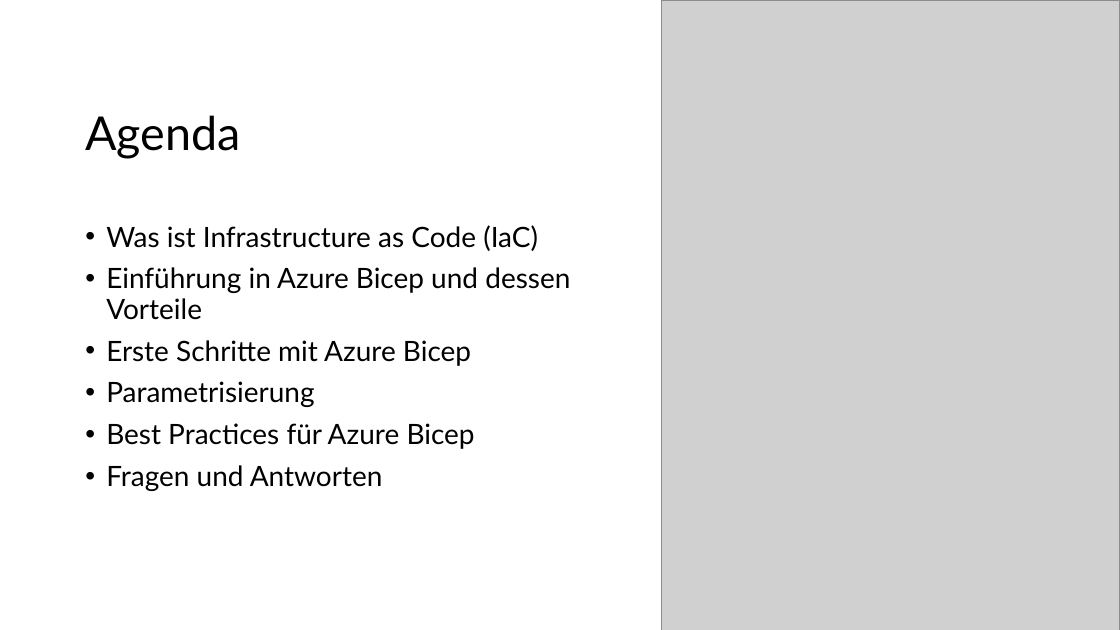
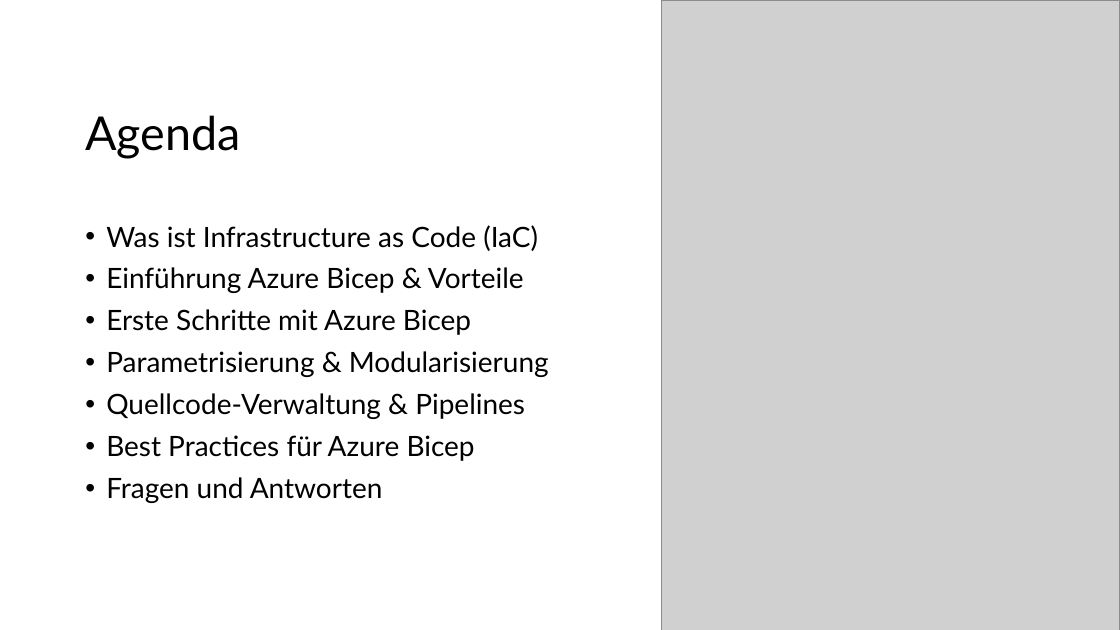
Before and after one commit to cloudchristoph/BicepIntroduction, a slide deck: slide 3 of Bicep_Presentation.pptx. Drawn at 1120x630 pixels with LibreOffice and Linux fonts; fonts in the diff are those of the drawing; grey boxes stand for pictures. Boxes give left, top, right and bottom in pixels: in the first picture for what was removed or moved away, otherwise in the second. Text is boxed around its words. In the diff, an @@ line names an element or a change of style, - is before the commit and + after.

```diff
--- a/Bicep_Presentation.pptx
+++ b/Bicep_Presentation.pptx
@@ text at (106, 267, 524, 293): text changed @@
-• Einführung in Azure Bicep und dessen Vorteile
+• Einführung Azure Bicep & Vorteile
@@ text at (106, 351, 549, 419): text changed @@
-• Parametrisierung
+• Parametrisierung & Modularisierung
+• Quellcode-Verwaltung & Pipelines
```
Also in this commit, not shown: 4 other slides changed.
